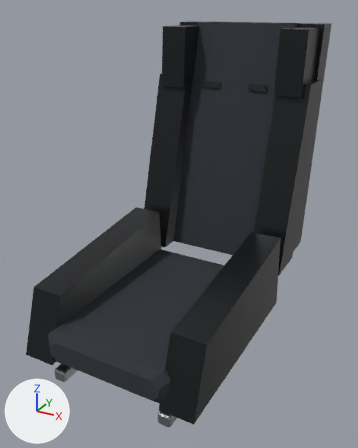
One commit to the glTF model assets/parts/interior/shellback/shellback/ridgeback_4x4.glb: the scene before it, then after it.
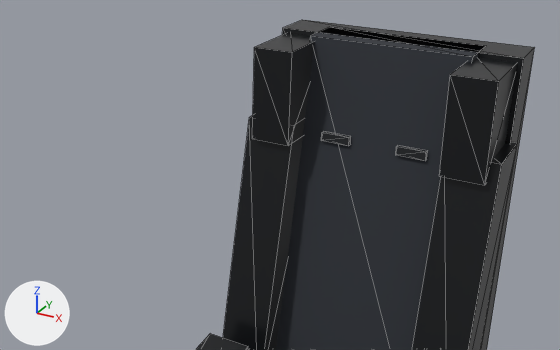
There are two pictures of each version: one whole from a 50 mm lens placed at (0.645, -1.002, 0.95), pointed at (-0.011, 0.192, 0.353), one close up from a 50 mm lens placed at (0.528, -0.793, 1.273), pointed at (-0.089, 0.329, 0.713). Every picture has the same lights, and +X, +Y and +Z are marked at lower left. The last two pictures show the newer version. The close-ups show mesh edges as thin lines. Where no turn or scale is listed for an object, it has been applied to the vertices. Vertices at exactly the same position are counted once.

Names of what the first close-up shows: 'model'.
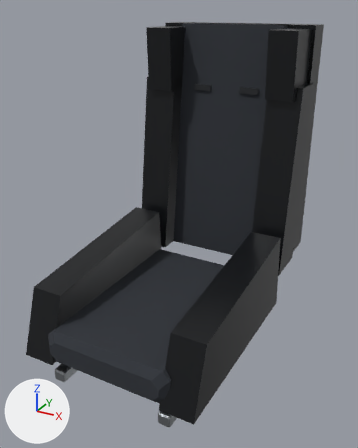
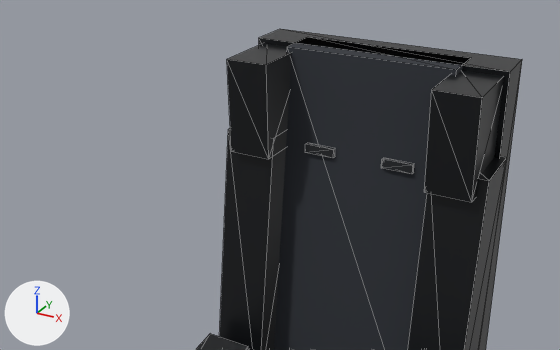
The newer file is also turned or shifted as a whole; pictures and numbers use the older file's frame.

What differs and where, as boxes [x1, y1, x2, y2] in the close-ups (560 x 350 px; the box of a moved part takes in the faces that stretch with it):
'model', reshaped: before [196, 20, 534, 350]; after [196, 29, 522, 350]
part 1 of me_model, moved or reshaped: before [321, 131, 351, 146]; after [305, 143, 335, 158]
part 2 of me_model, moved or reshaped: before [396, 145, 428, 161]; after [381, 158, 414, 174]
part 3 of me_model, moved or reshaped: before [223, 29, 391, 350]; after [219, 39, 385, 350]
part 4 of me_model, moved or reshaped: before [283, 20, 534, 350]; after [259, 29, 522, 350]

The change, as a list of edits to the scene's bpy script:
```text
Change me_model:
    used by ob_model
    remove me_model.from_pydata(...)  # 216 vertices, 376 faces; spans x -0.26..0.26, y -0.477..0.477, z -0.45..0.45
    add me_model.from_pydata(...)  # 216 vertices, 376 faces; spans x -0.26..0.26, y -0.477..0.383, z -0.45..0.45
    me_model part 1: the loose piece of 8 vertices spanning x -0.11..-0.05, y 0.296..0.306, z 0.252..0.27 is moved by (0.0, -0.073, 0.0)
    me_model part 2: the loose piece of 8 vertices spanning x 0.05..0.11, y 0.296..0.306, z 0.252..0.27 is moved by (0.0, -0.073, 0.0)
    me_model part 3: all 16 vertices in x -0.26..-0.156, y 0.239..0.477, z 0.252..0.45 are multiplied about their middle by the matrix ((1.0, 0.0, 0.0), (0.0, 1.002, -0.108), (0.0, 0.0, 1.0)), then moved by (0.0, -0.09, 0.0)
    me_model part 4: all 16 vertices in x 0.156..0.26, y 0.239..0.477, z 0.252..0.45 are multiplied about their middle by the matrix ((1.0, 0.0, 0.0), (0.0, 1.002, -0.108), (0.0, 0.0, 1.0)), then moved by (0.0, -0.09, 0.0)
```
